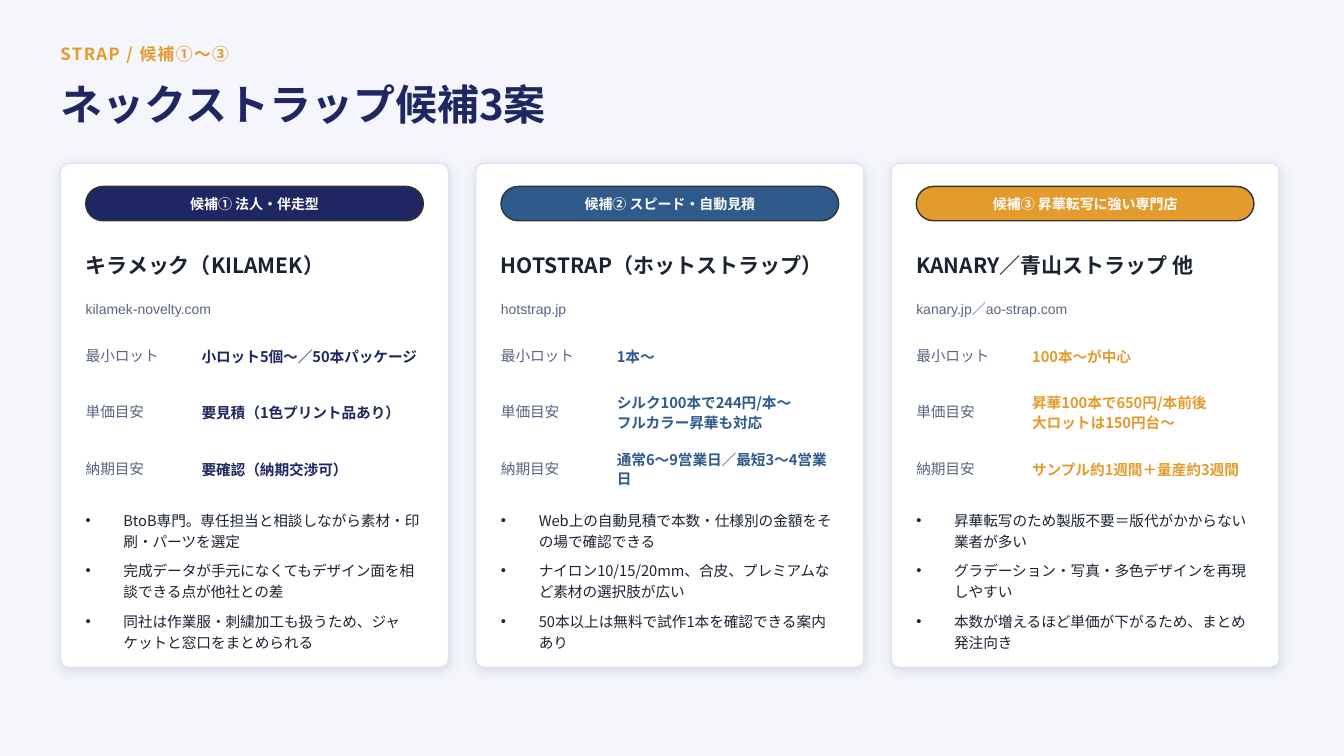
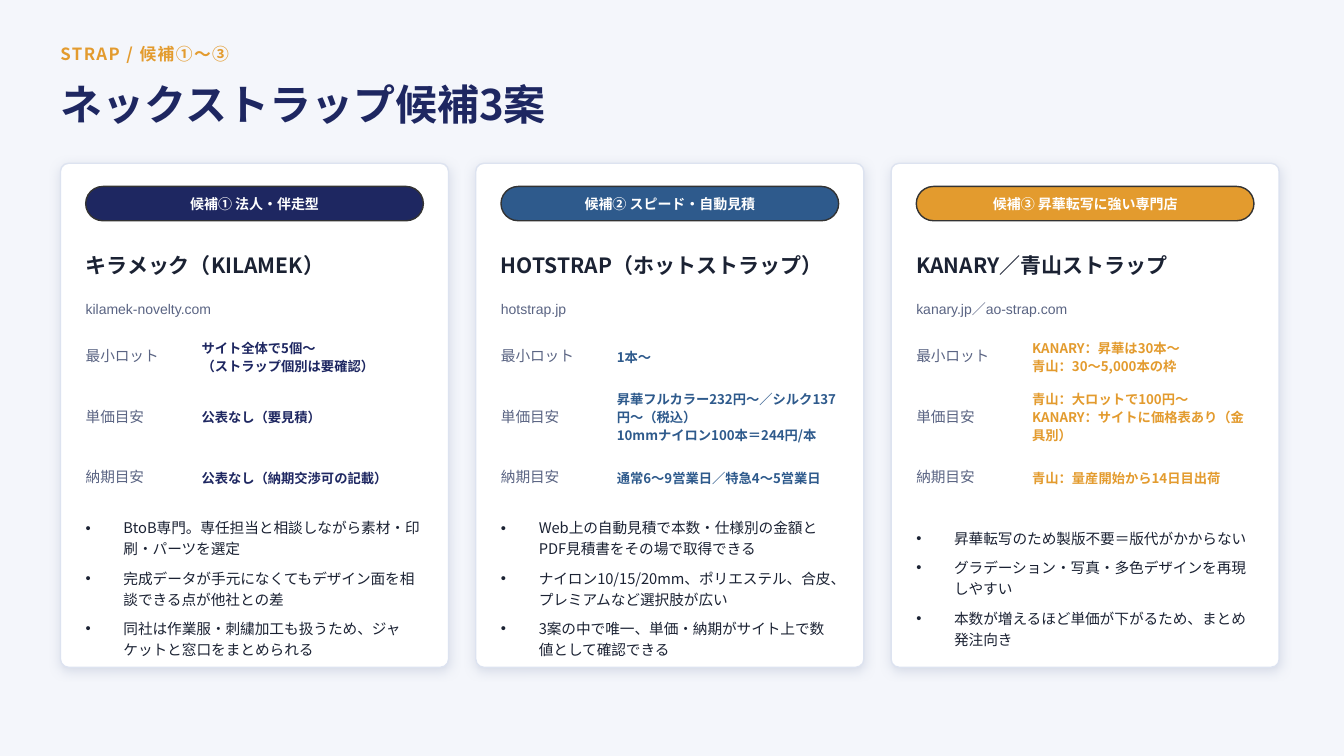
Before and after one commit to sou16hattori-rgb/claudecode_test, a slide deck: slide 6 of docs/工場ユニフォーム検討資料.pptx. Drawn at 1344x756 pixels with LibreOffice and Linux fonts; fonts in the diff are those of the drawing. Boxes give left, top, right and bottom in pixels: in the first picture for what was removed or moved away, otherwise in the second. Text is boxed around its words. In the diff, an @@ line names an element or a change of style, - is before the commit and + after.

```diff
--- a/docs/工場ユニフォーム検討資料.pptx
+++ b/docs/工場ユニフォーム検討資料.pptx
@@ text at (916,255,1167,275): text changed @@
-KANARY／青山ストラップ 他
+KANARY／青山ストラップ
@@ text at (202,341,375,373): text changed; size 10.5 to 9.5 pt @@
-小ロット5個〜／50本パッケージ
+サイト全体で5個〜
+（ストラップ個別は要確認）
@@ text "1本〜" at (617,350,651,364): size 10.5 to 9.5 pt; line spacing 14pt to 13pt @@
@@ text at (1032,341,1180,374): text changed; size 10.5 to 9.5 pt @@
-100本〜が中心
+KANARY：昇華は30本〜
+青山：30〜5,000本の枠
@@ text "単価目安": place and size @@
-text "単価目安" at (86,405,144,418)
+text "単価目安" at (86,410,144,423)
@@ text at (202,410,321,424): text changed; size 10.5 to 9.5 pt @@
-要見積（1色プリント品あり）
+公表なし（要見積）
@@ text "単価目安": place and size @@
-text "単価目安" at (501,405,559,418)
+text "単価目安" at (501,410,559,423)
@@ text at (617,392,836,443): text changed; size 10.5 to 9.5 pt @@
-シルク100本で244円/本〜
-フルカラー昇華も対応
+昇華フルカラー232円〜／シルク137円〜（税込）
+10mmナイロン100本＝244円/本
@@ text "単価目安": place and size @@
-text "単価目安" at (916,405,974,418)
+text "単価目安" at (916,410,974,423)
@@ text at (1032,392,1244,441): text changed; size 10.5 to 9.5 pt @@
-昇華100本で650円/本前後
-大ロットは150円台〜
+青山：大ロットで100円〜
+KANARY：サイトに価格表あり（金具別）
@@ text "納期目安": place and size @@
-text "納期目安" at (86,461,144,475)
+text "納期目安" at (86,469,144,483)
@@ text at (202,471,388,484): text changed; size 10.5 to 9.5 pt @@
-要確認（納期交渉可）
+公表なし（納期交渉可の記載）
@@ text "納期目安": place and size @@
-text "納期目安" at (501,462,559,475)
+text "納期目安" at (501,470,559,483)
@@ text at (617,471,821,485): text changed; size 10.5 to 9.5 pt @@
-通常6〜9営業日／最短3〜4営業日
+通常6〜9営業日／特急4〜5営業日
@@ text "納期目安": place and size @@
-text "納期目安" at (916,461,974,475)
+text "納期目安" at (916,469,974,483)
@@ text at (1032,471,1220,485): text changed; size 10.5 to 9.5 pt @@
-サンプル約1週間＋量産約3週間
+青山：量産開始から14日目出荷
@@ text "BtoB専門。専任担当と相談しながら素材・印刷・パーツを選定": place and size @@
-text "BtoB専門。専任担当と相談しながら素材・印刷・パーツを選定" at (123,513,419,649)
+text "BtoB専門。専任担当と相談しながら素材・印刷・パーツを選定" at (123,520,419,656)
@@ text at (539,520,845,656): text changed @@
-• Web上の自動見積で本数・仕様別の金額をその場で確認できる
-• ナイロン10/15/20mm、合皮、プレミアムなど素材の選択肢が広い
-• 50本以上は無料で試作1本を確認できる案内あり
+• Web上の自動見積で本数・仕様別の金額とPDF見積書をその場で取得できる
+• ナイロン10/15/20mm、ポリエステル、合皮、プレミアムなど選択肢が広い
+• 3案の中で唯一、単価・納期がサイト上で数値として確認できる
@@ text "昇華転写のため製版不要＝版代がかからない": place and size @@
-text "昇華転写のため製版不要＝版代がかからない" at (954,513,1246,649)
+text "昇華転写のため製版不要＝版代がかからない" at (954,531,1246,646)
@@ text at (954,531,1246,545): text changed @@
-• 昇華転写のため製版不要＝版代がかからない業者が多い
+• 昇華転写のため製版不要＝版代がかからない
```
Also in this commit, not shown: 6 other slides changed, 1 slide added, 2 other files.
